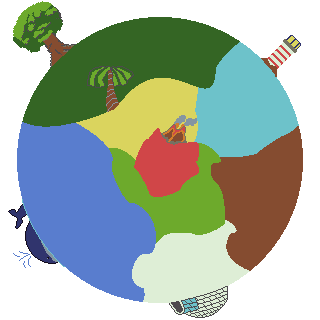
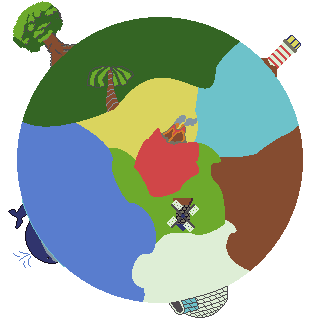
Two versions of the same layered image (320x320). Layer-by-layer changes:
painted on "chunk4" over (167, 198, 199, 232)
